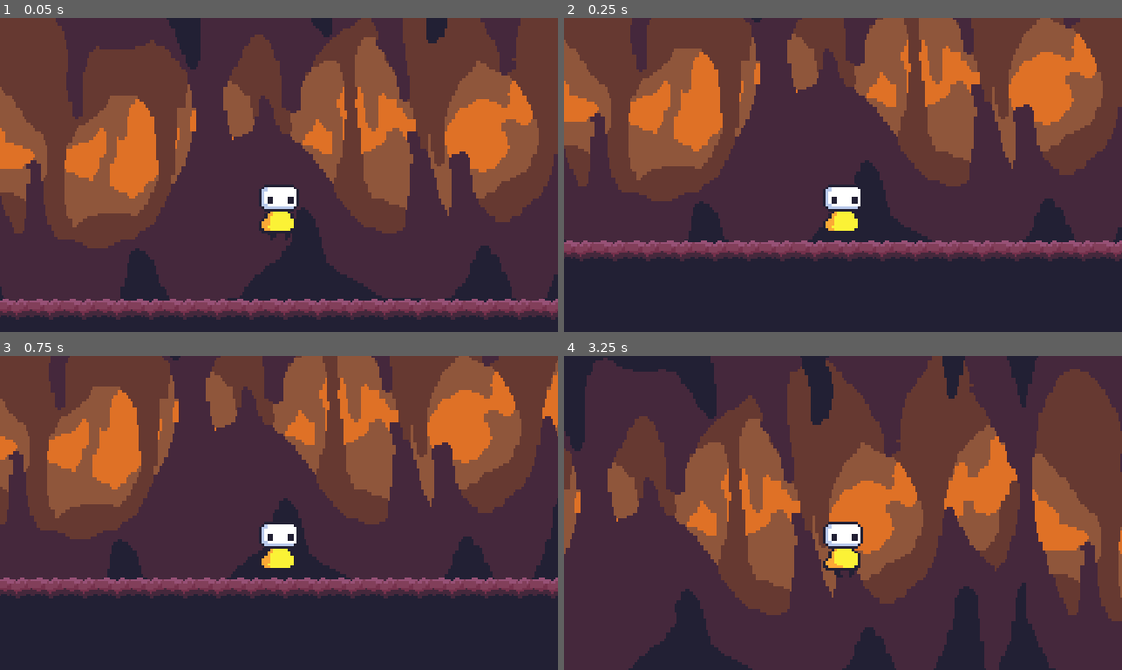
Above: before the commit, frames 1-4 (two rows, left to right).
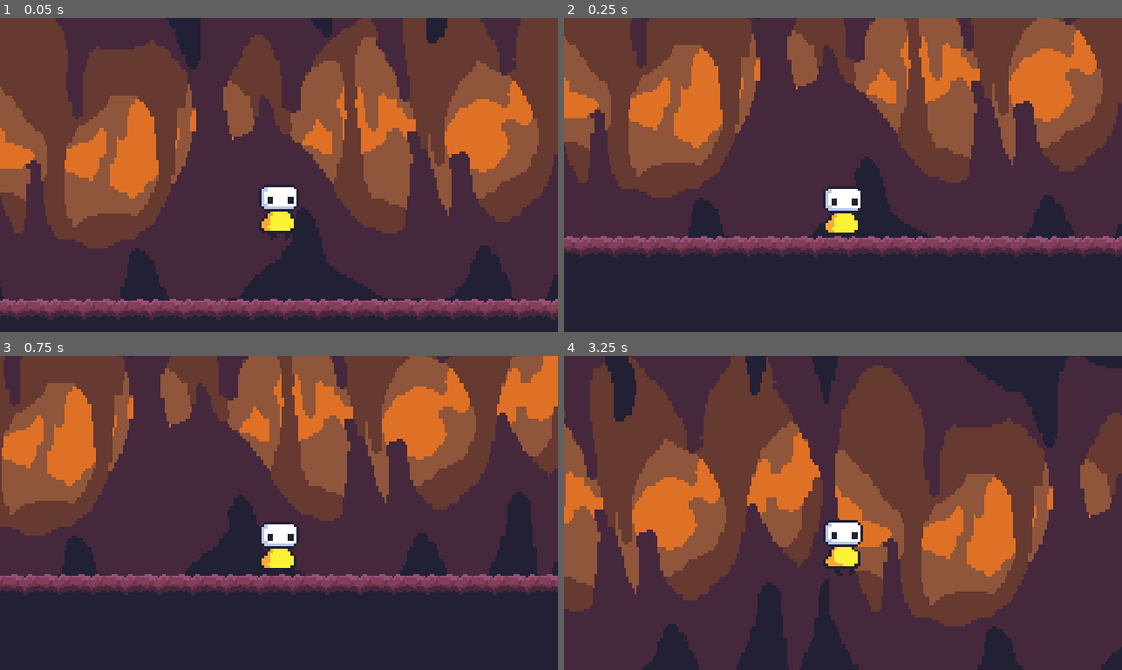
Above: after the commit, the same moments.

Repository: yanaexe/Global-Classroom-Project
Game: Godot game, scene res://scenes/stage_1.tscn
The game is run twice, just before and just after one commit, with the same random seed, the same clock (stepped at 60 frames per second) and the same inputs.
Inputs:
- Up to frame 1 (0.05 s): no input
- Up to frame 2 (0.25 s): no input
- Up to frame 3 (0.75 s): tap Enter at 0.5 s; hold Right (right) from 0.53 s (still down)
- Up to frame 4 (3.25 s): tap Space (jump) at 0.77, 1.52, 3.02 s; release Right (right) at 2.03 s; hold A (left) 2.03-2.78 s; hold Right (right) from 2.78 s (still down)

Frame 1 is identical in both runs. In frame 2, 9.2% of the frame differs, in the area x 0-100%, y 0-78%; in frame 3, 46%; in frame 4, 62%, in the area x 0-100%, y 0-100%.

Commit message:
More bug fixes, remade title screen bg

Diff:
--- a/scenes/character_player.tscn
+++ b/scenes/character_player.tscn
@@ -121,9 +121,8 @@
 "walk_right": SubResource("Animation_3weu5")
 }
 
-[sub_resource type="SegmentShape2D" id="SegmentShape2D_1u45p"]
-a = Vector2(0, -4.21875)
-b = Vector2(0, 4.9375)
+[sub_resource type="RectangleShape2D" id="RectangleShape2D_qeqij"]
+size = Vector2(6, 8.00243)
 
 [node name="character_player" type="CharacterBody2D"]
 position = Vector2(160, 89)
@@ -150,5 +149,5 @@
 
 [node name="CollisionShape2D" type="CollisionShape2D" parent="."]
 position = Vector2(0, 1.0625)
-scale = Vector2(2, 1.2)
-shape = SubResource("SegmentShape2D_1u45p")
+scale = Vector2(1.1, 1.234)
+shape = SubResource("RectangleShape2D_qeqij")
--- a/scenes/title_screen.tscn
+++ b/scenes/title_screen.tscn
@@ -1,7 +1,7 @@
 [gd_scene load_steps=3 format=3 uid="uid://8mmc3jssxdvf"]
 
-[ext_resource type="Texture2D" uid="uid://c24hhg18kovv5" path="res://backgrounds/tester_titlescreen.png" id="1_g2eyl"]
 [ext_resource type="Script" path="res://scenes/title_screen.gd" id="1_ix75k"]
+[ext_resource type="Texture2D" uid="uid://ddbrpdbhvnjtr" path="res://sprites/title_screenBG.png" id="2_oxpn6"]
 
 [node name="Control" type="Control"]
 layout_mode = 3
@@ -16,10 +16,10 @@
 layout_mode = 0
 offset_right = 40.0
 offset_bottom = 40.0
-texture = ExtResource("1_g2eyl")
+texture = ExtResource("2_oxpn6")
 
 [node name="startBtn" type="Button" parent="."]
-modulate = Color(0.251355, 0.461569, 0.589762, 1)
+modulate = Color(0, 0, 0, 1)
 layout_mode = 0
 offset_left = 14.0
 offset_top = 151.0
@@ -29,4 +29,12 @@
 text = "start"
 flat = true
 
+[node name="RichTextLabel" type="RichTextLabel" parent="."]
+layout_mode = 0
+offset_left = 244.0
+offset_top = 9.0
+offset_right = 308.0
+offset_bottom = 35.0
+text = "Blue Jay"
+
 [connection signal="pressed" from="startBtn" to="." method="_on_start_btn_pressed"]
Binary file added: sprites/title_screenBG.png
Not shown, added: sprites/title_screenBG.png.import
